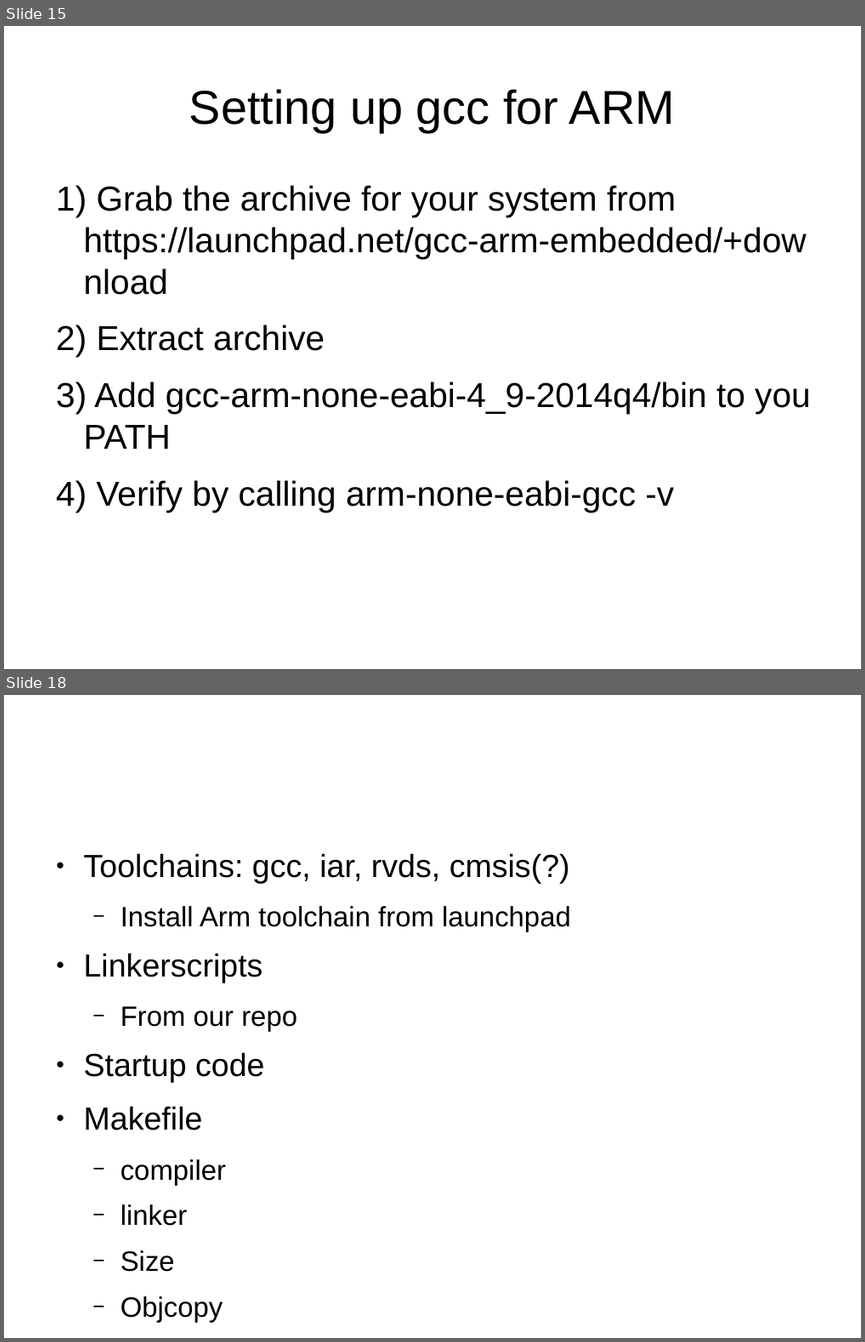
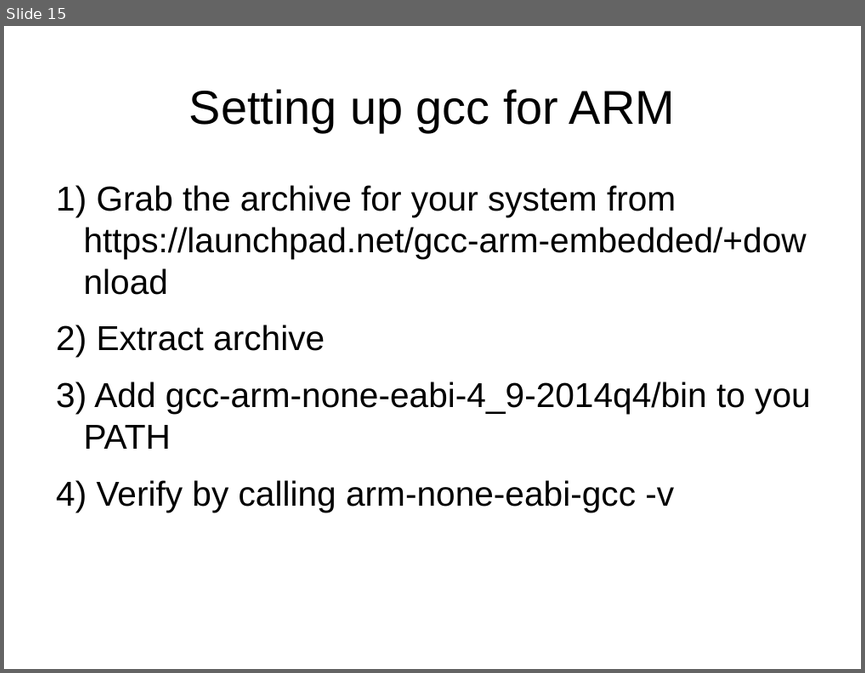
Before and after one commit to muccc/arm-workshop, a slide deck: arm-workshop.odp. Shown one above the other, each under a label of ours: slides 15 and 18 before the commit, slide 15 after it; the slides between them are not shown. The pictures are 865x1342 and 865x673 pixels, drawn with LibreOffice and Linux fonts; fonts in the diff are those of the drawing. Boxes give left, top, right and bottom in pixels: in the first picture for what was removed or moved away, otherwise in the second. Text is boxed around its words. In the diff, an @@ line names an element or a change of style, - is before the commit and + after.

```diff
--- a/arm-workshop.odp
+++ b/arm-workshop.odp
@@ slide 18 removed at (x1=4, y1=695, x2=861, y2=1338), background #FFFFFF @@
@@ text removed at (x1=84, y1=853, x2=571, y2=1225) @@
-● Toolchains: gcc, iar, rvds, cmsis(?)
-  − Install Arm toolchain from launchpad
-● Linkerscripts
-  − From our repo
-● Startup code
-● Makefile
-  − compiler
-  − linker
-  − Size
-  − Objcopy
```
Also in this commit, not shown: 8 slides changed, 1 slide added, 1 other slide removed.
